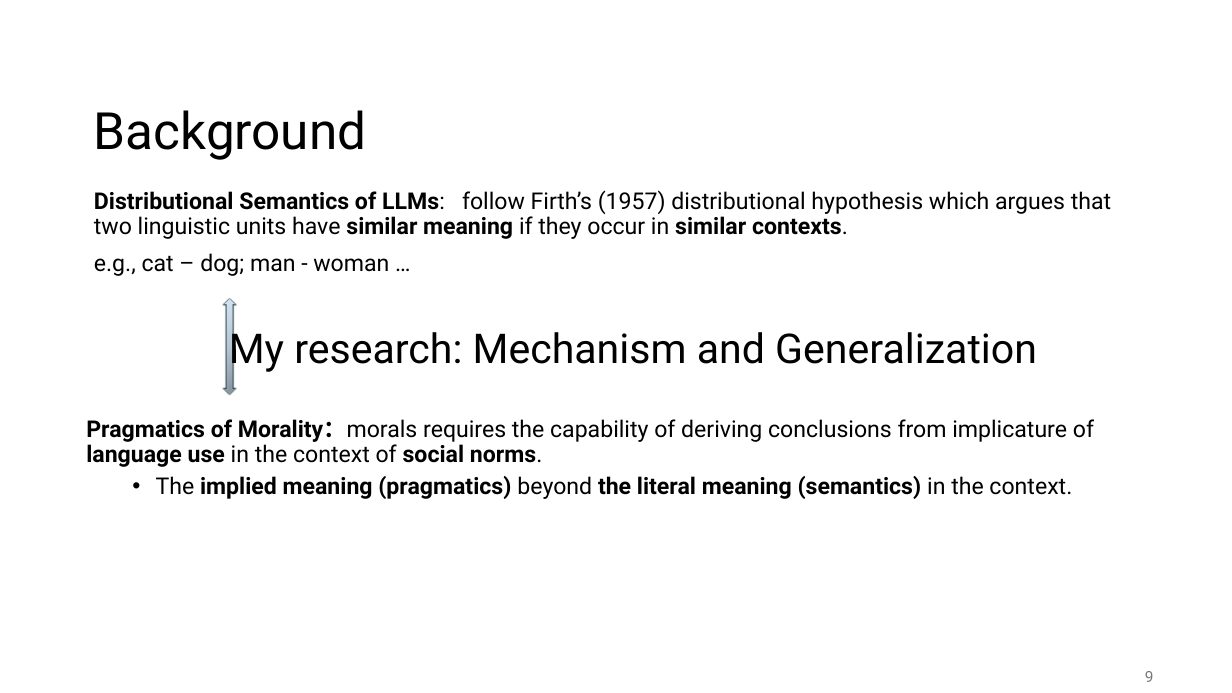
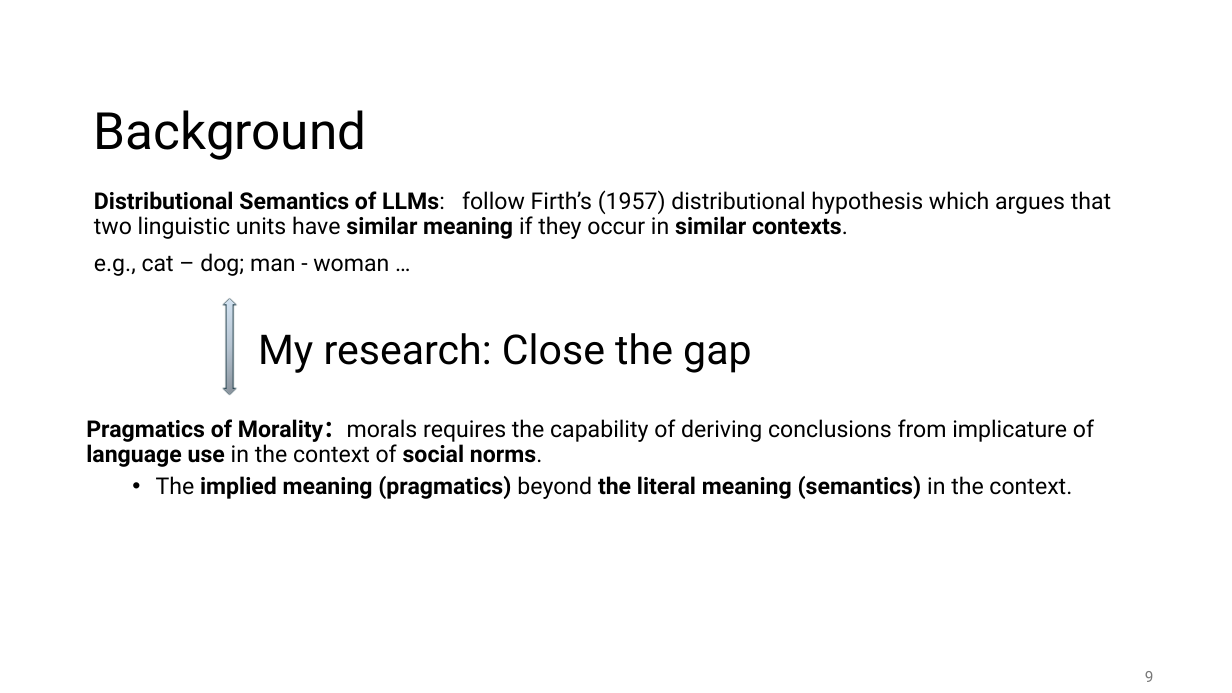
Before and after one commit to guangliang-nlp/jobtalk, a slide deck: slide 9 of jobtalk-GL.pptx. Drawn at 1232x693 pixels with LibreOffice and Linux fonts; fonts in the diff are those of the drawing. Boxes give left, top, right and bottom in pixels: in the first picture for what was removed or moved away, otherwise in the second. Text is boxed around its words. In the diff, an @@ line names an element or a change of style, - is before the commit and + after.

```diff
--- a/jobtalk-GL.pptx
+++ b/jobtalk-GL.pptx
@@ text at bbox=[258, 333, 751, 373]: text changed @@
-My research: Mechanism and Generalization
+My research: Close the gap
```
Also in this commit, not shown: 1 other slide changed, 1 slide added, 1 slide removed, 1 other file.
